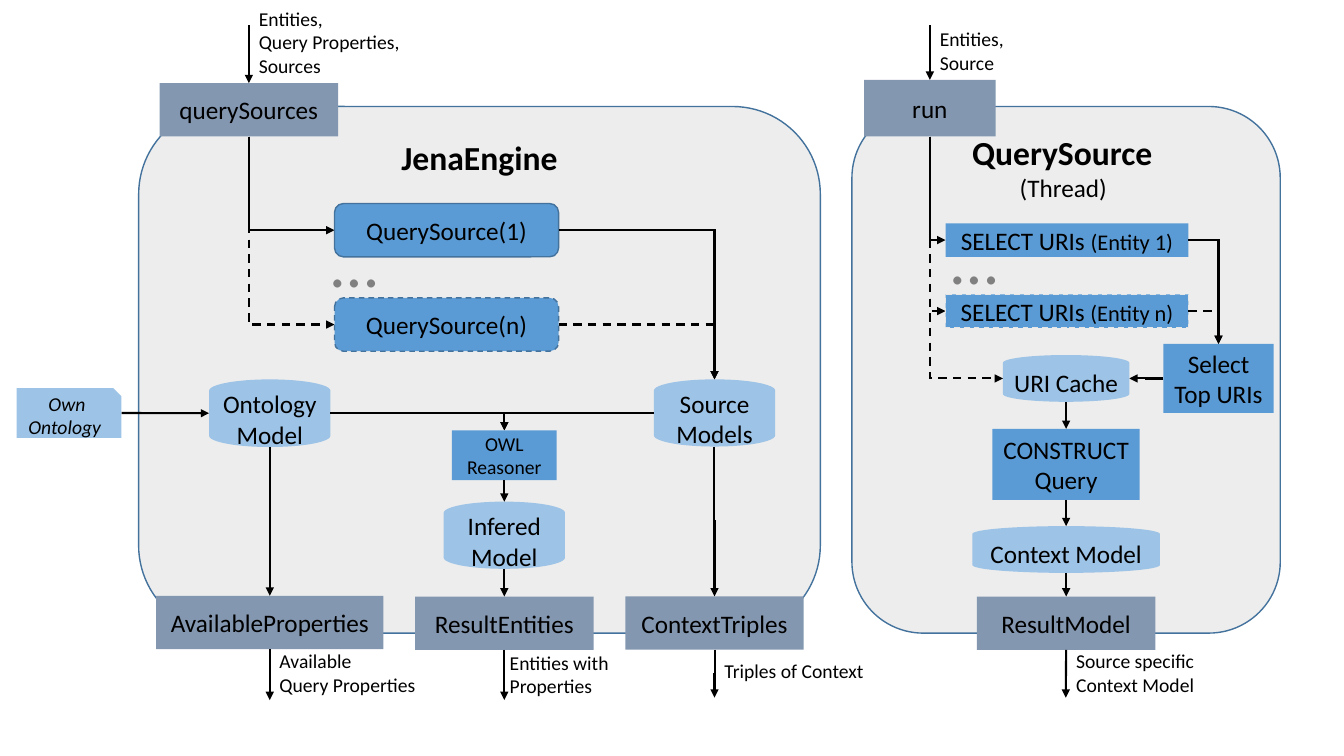
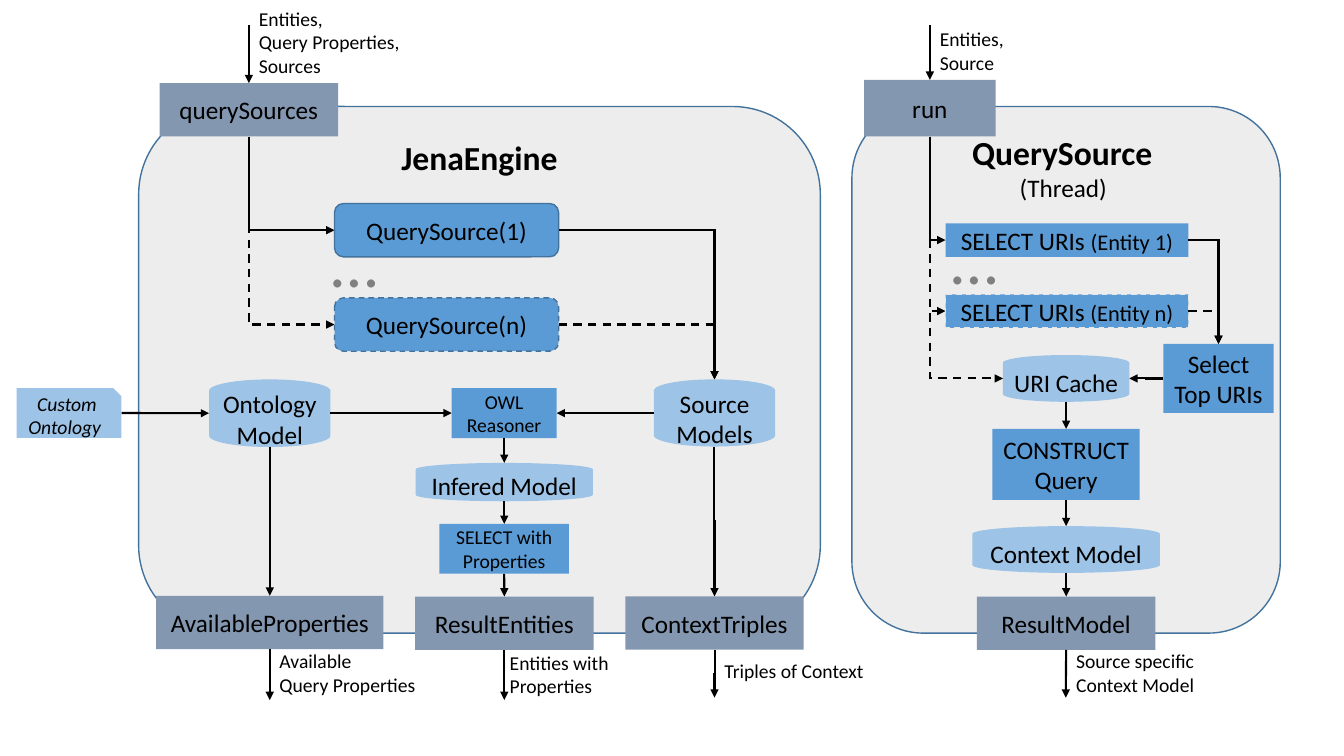
Before and after one commit to ofrendo/SemanticWebTechnologies, a slide deck: slide 2 of ProjectReport/img/Architecture_v1.pptx. Drawn at 1344x756 pixels with LibreOffice and Linux fonts; fonts in the diff are those of the drawing. Boxes give left, top, right and bottom in pixels: in the first picture for what was removed or moved away, otherwise in the second. Text is boxed around its words. In the diff, an @@ line names an element or a change of style, - is before the commit and + after.

```diff
--- a/ProjectReport/img/Architecture_v1.pptx
+++ b/ProjectReport/img/Architecture_v1.pptx
@@ rectangle "OWL Reasoner": place and size @@
-rectangle "OWL Reasoner" at (452, 431, 557, 480)
+rectangle "OWL Reasoner" at (452, 388, 557, 438)
@@ text in snip rect at (28, 398, 101, 440): text changed @@
-Own Ontology
+Custom Ontology
@@ elbow arrow moved from (331, 413) - (504, 431) to (331, 413) - (452, 413) @@
@@ elbow arrow moved from (654, 413) - (504, 431) to (654, 413) - (557, 413) @@
@@ elbow arrow moved from (504, 480) - (504, 502) to (504, 439) - (504, 463) @@
@@ cylinder "Infered Model": place and size @@
-cylinder "Infered Model" at (444, 502, 565, 570)
+cylinder "Infered Model" at (415, 463, 593, 501)
@@ elbow arrow moved from (504, 569) - (504, 597) to (504, 501) - (504, 524) @@
@@ rectangle added at (440, 524, 569, 574), fill #5B9BD5, 14 pt, text #000000 @@
+SELECT with Properties
@@ arrow added from (504, 574) to (504, 597), #000000 1.5 pt @@
```
Also in this commit, not shown: 8 other files.
